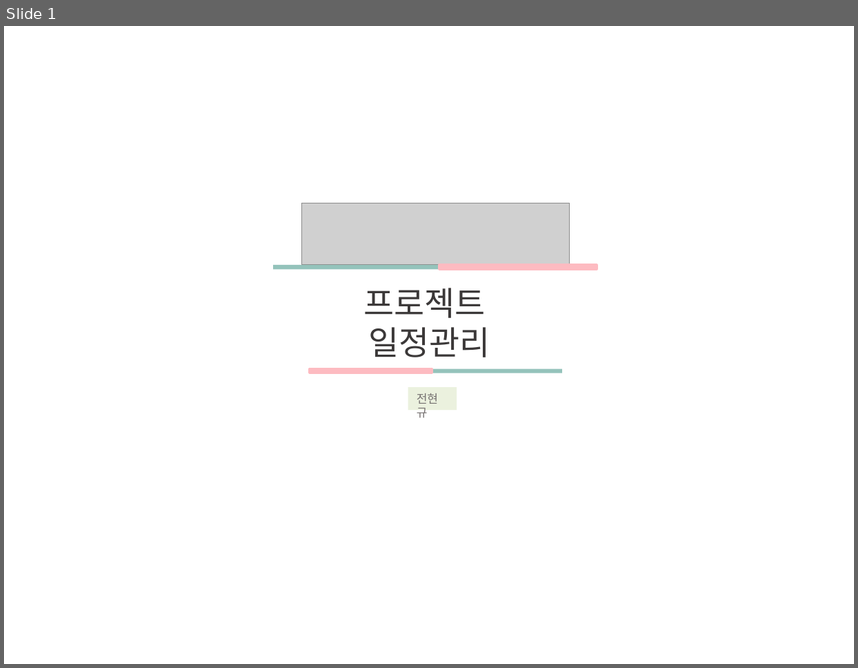
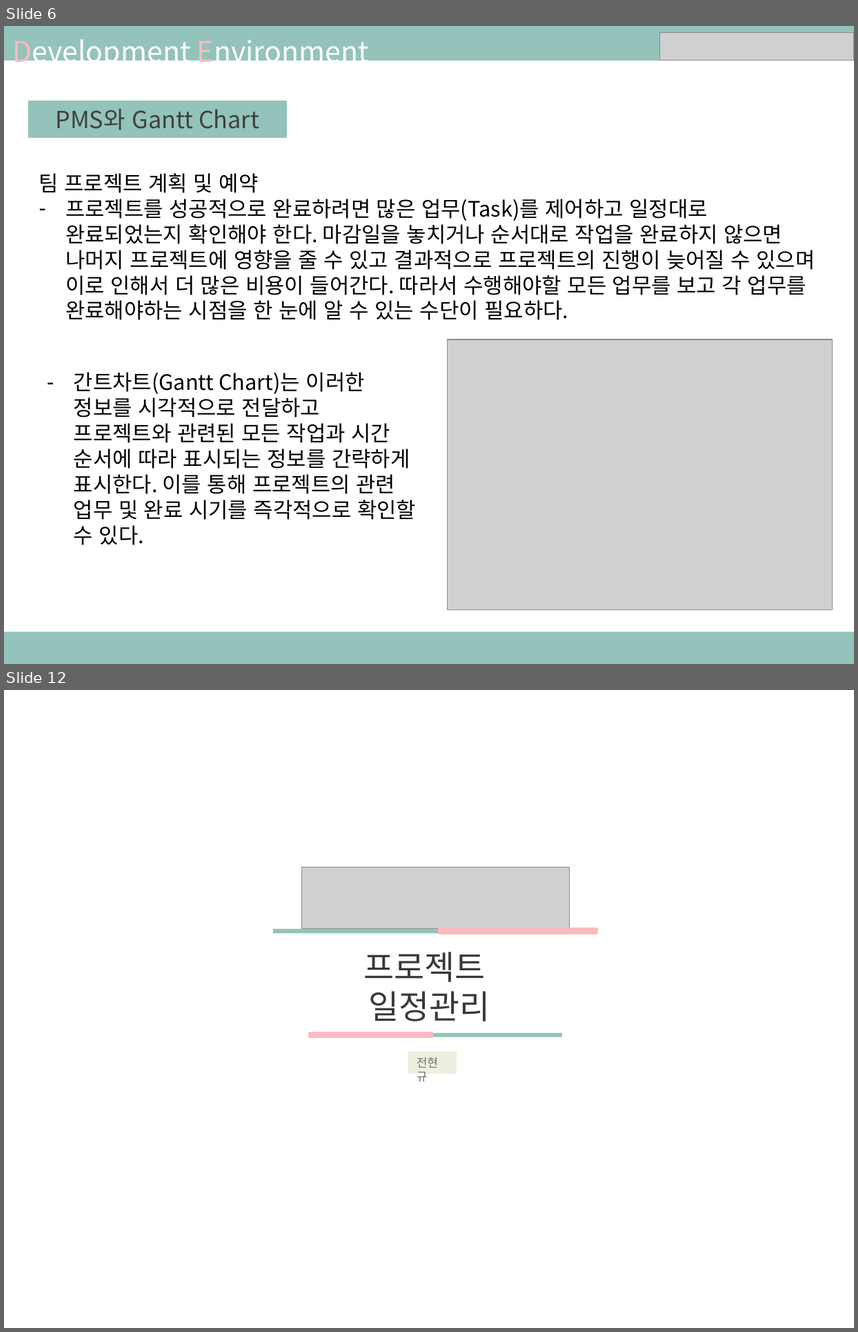
Before and after one commit to ezenteam03/project06, a slide deck: WebContent/jhk/0608 전현규.pptx. Shown one above the other, each under a label of ours: slide 1 before the commit, slides 6 and 12 after it; the slides between them are not shown. The pictures are 858x668 and 858x1332 pixels, drawn with LibreOffice and Linux fonts; fonts in the diff are those of the drawing; grey boxes stand for pictures. Boxes give left, top, right and bottom in pixels: in the first picture for what was removed or moved away, otherwise in the second. Text is boxed around its words. In the diff, an @@ line names an element or a change of style, - is before the commit and + after.

```diff
--- a/WebContent/jhk/0608 전현규.pptx
+++ b/WebContent/jhk/0608 전현규.pptx
@@ slide 6 added at [4,26,854,664], background #FFFFFF @@
@@ rectangle added at [4,26,854,61], fill #94C3BB @@
@@ text added at [12,39,369,69], 24 pt, text #FFFFFF @@
+Development Environment
@@ picture added at [660,33,854,61] @@
@@ rectangle added at [29,101,287,138], fill #94C3BB, outline #94C3BB 0.75 pt, 20 pt, text #404040 @@
+PMS와 Gantt Chart
@@ text added at [39,173,815,320], 18 pt, text #000000 @@
+팀 프로젝트 계획 및 예약
+– 프로젝트를 성공적으로 완료하려면 많은 업무(Task)를 제어하고 일정대로 완료되었는지 확인해야 한다. 마감일을 놓치거나 순서대로 작업을 완료하지 않으면 나머지 프로젝트에 영향을 줄 수 있고 결과적으로 프로젝트의 진행이 늦어질 수 있으며 이로 인해서 더 많은 비용이 들어간다. 따라서 수행해야할 모든 업무를 보고 각 업무를 완료해야하는 시점을 한 눈에 알 수 있는 수단이 필요하다.
@@ picture added at [448,339,833,609] @@
@@ text added at [74,372,416,545], 18 pt, text #000000 @@
+– 간트차트(Gantt Chart)는 이러한 정보를 시각적으로 전달하고 프로젝트와 관련된 모든 작업과 시간 순서에 따라 표시되는 정보를 간략하게 표시한다. 이를 통해 프로젝트의 관련 업무 및 완료 시기를 즉각적으로 확인할 수 있다.
@@ rectangle added at [4,631,854,664], fill #94C3BB @@
@@ what was slide 1 is now slide 12 @@
```
Also in this commit, not shown: 11 other slides added, 11 other files.
